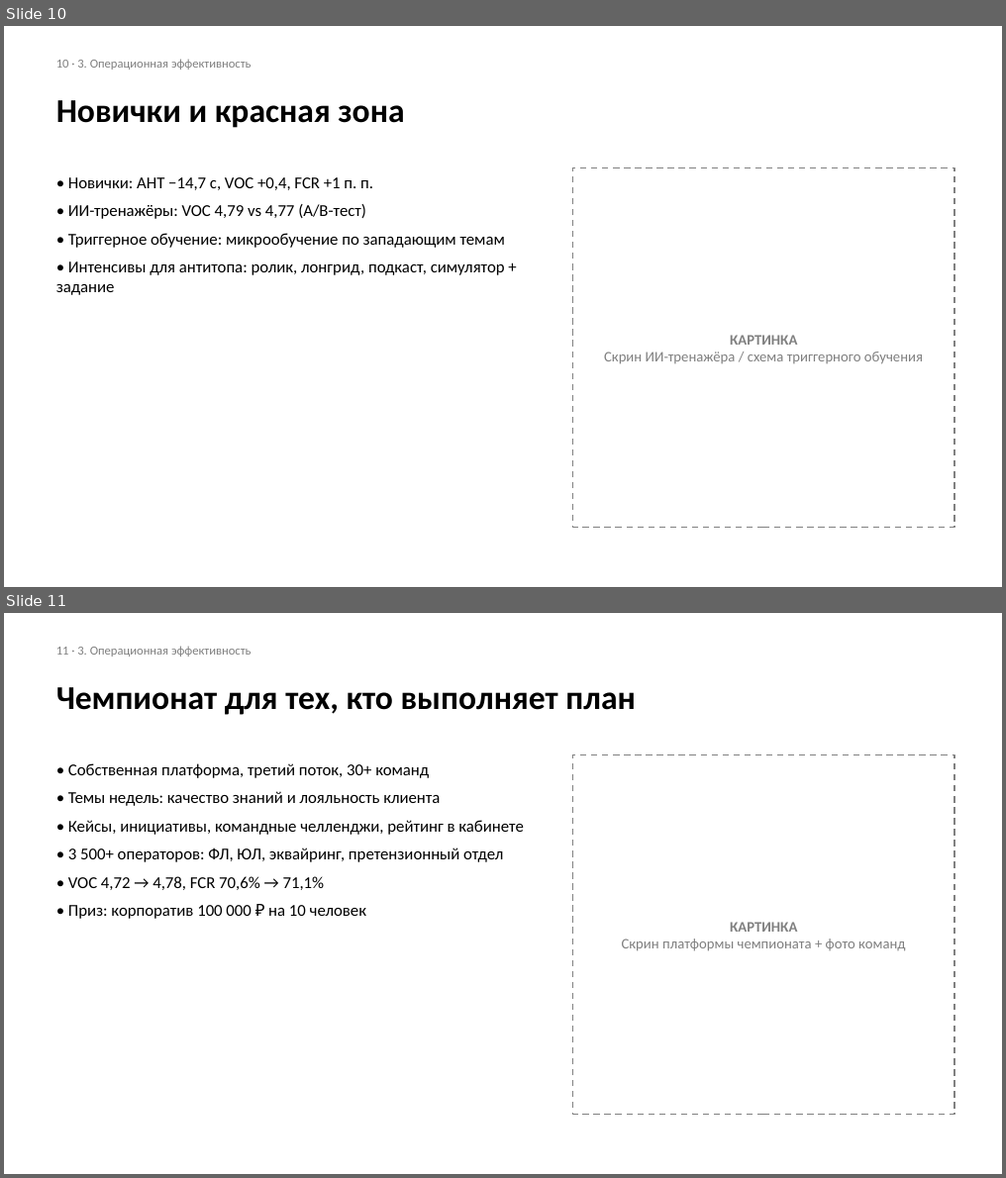
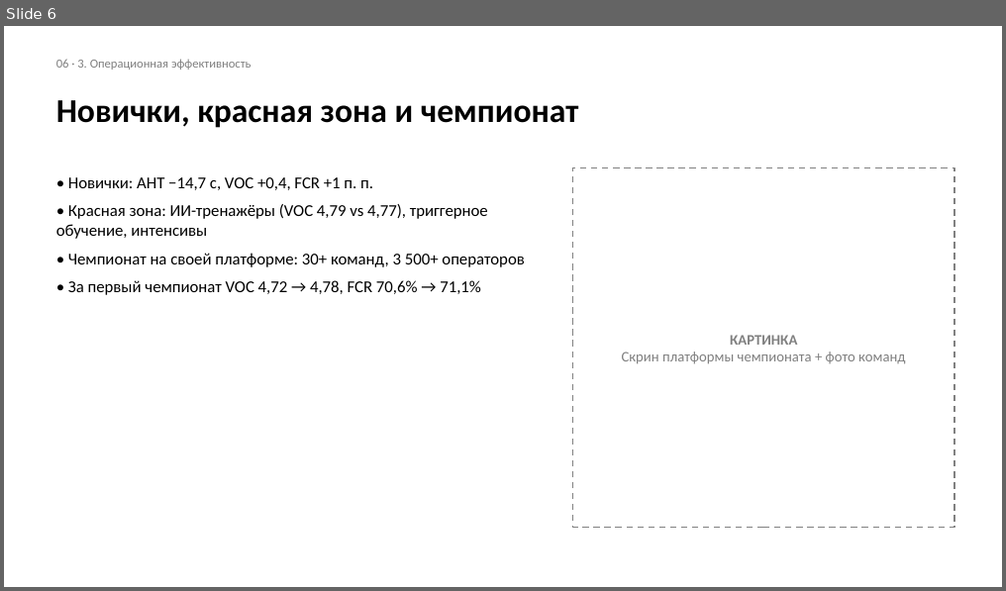
Before and after one commit to sdsds113/aboba, a slide deck: Шаблон_презентации_ХГ_2026.pptx. Shown one above the other, each under a label of ours: slides 10 and 11 before the commit, slide 6 after it. The pictures are 1006x1178 and 1006x591 pixels, drawn with LibreOffice and Linux fonts; fonts in the diff are those of the drawing. Boxes give left, top, right and bottom in pixels: in the first picture for what was removed or moved away, otherwise in the second. Text is boxed around its words. In the diff, an @@ line names an element or a change of style, - is before the commit and + after.

```diff
--- a/Шаблон_презентации_ХГ_2026.pptx
+++ b/Шаблон_презентации_ХГ_2026.pptx
@@ slide 11 removed at <box>4,613,1002,1174</box>, background #FFFFFF @@
@@ text removed at <box>56,646,252,657</box> @@
-11 · 3. Операционная эффективность
@@ text removed at <box>56,687,635,715</box> @@
-Чемпионат для тех, кто выполняет план
@@ rectangle removed at <box>573,756,954,1115</box> @@
-КАРТИНКА
-Скрин платформы чемпионата + фото команд
@@ text removed at <box>68,763,523,919</box> @@
-• Собственная платформа, третий поток, 30+ команд
-• Темы недель: качество знаний и лояльность клиента
-• Кейсы, инициативы, командные челленджи, рейтинг в кабинете
-• 3 500+ операторов: ФЛ, ЮЛ, эквайринг, претензионный отдел
-• VOC 4,72 → 4,78, FCR 70,6% → 71,1%
-• Приз: корпоратив 100 000 ₽ на 10 человек
@@ what was slide 10 is now slide 6 @@
@@ slide 6 changed as well @@
@@ text at <box>56,59,252,70</box>: text changed @@
-10 · 3. Операционная эффективность
+06 · 3. Операционная эффективность
@@ text at <box>56,100,579,128</box>: text changed @@
-Новички и красная зона
+Новички, красная зона и чемпионат
@@ text at <box>56,204,524,295</box>: text changed @@
-• ИИ-тренажёры: VOC 4,79 vs 4,77 (A/B-тест)
-• Триггерное обучение: микрообучение по западающим темам
-• Интенсивы для антитопа: ролик, лонгрид, подкаст, симулятор + задание
+• Красная зона: ИИ-тренажёры (VOC 4,79 vs 4,77), триггерное обучение, интенсивы
+• Чемпионат на своей платформе: 30+ команд, 3 500+ операторов
+• За первый чемпионат VOC 4,72 → 4,78, FCR 70,6% → 71,1%
@@ text in rectangle at <box>622,352,905,365</box>: text changed @@
-Скрин ИИ-тренажёра / схема триггерного обучения
+Скрин платформы чемпионата + фото команд
```
Also in this commit, not shown: 11 other slides changed, 13 other slides removed.
